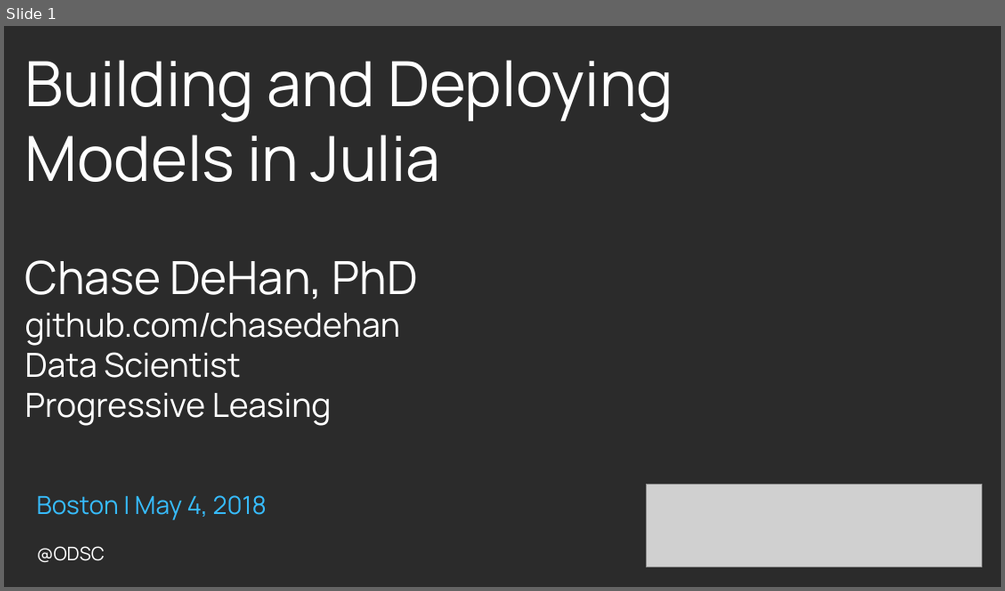
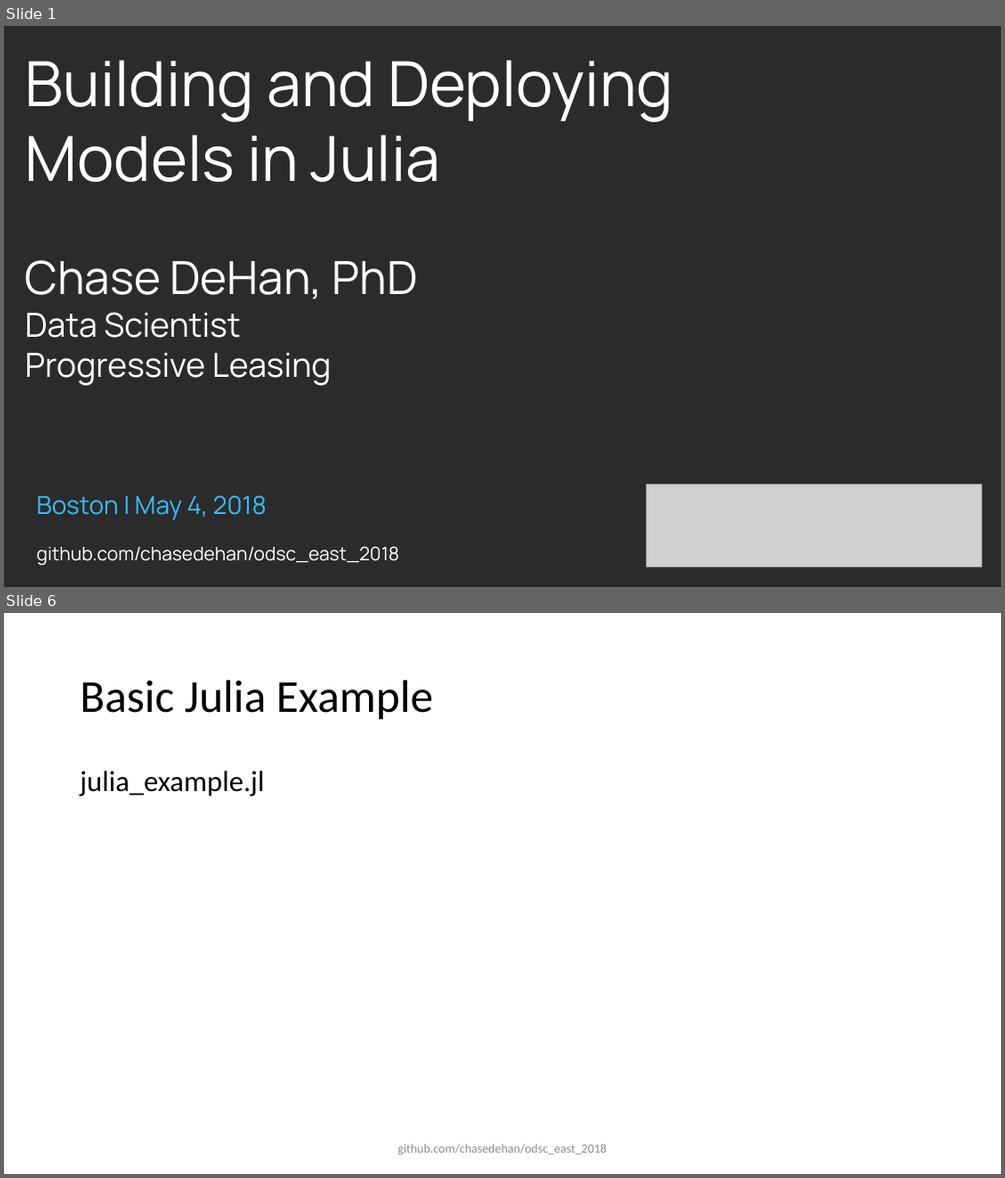
Before and after one commit to chasedehan/odsc_east_2018, a slide deck: Building and Deploying Models in Julia.pptx. Shown one above the other, each under a label of ours: slide 1 before the commit, slides 1 and 6 after it; the slides between them are not shown. The pictures are 1005x591 and 1005x1178 pixels, drawn with LibreOffice and Linux fonts; fonts in the diff are those of the drawing; grey boxes stand for pictures; background and template pictures are left out; a plain dark background stands for a picture behind light text. Boxes give left, top, right and bottom in pixels: in the first picture for what was removed or moved away, otherwise in the second. Text is boxed around its words. In the diff, an @@ line names an element or a change of style, - is before the commit and + after.

```diff
--- a/Building and Deploying Models in Julia.pptx
+++ b/Building and Deploying Models in Julia.pptx
@@ slide 6 added at [4,613,1001,1174], background #FFFFFF @@
@@ title added at [80,680,433,720], 44 pt, text #000000 @@
+Basic Julia Example
@@ text added at [80,771,264,796], 28 pt, text #000000 @@
+julia_example.jl
@@ text added at [397,1143,607,1155], 12 pt, text #8C8C8C @@
+github.com/chasedehan/odsc_east_2018
@@ slide 1 changed as well @@
@@ text at [25,313,400,346]: paragraph removed @@
-github.com/chasedehan
@@ text at [37,546,400,565]: text changed @@
-@ODSC
+github.com/chasedehan/odsc_east_2018
```
Also in this commit, not shown: 6 other slides added, 5 slides removed, 3 other files.
